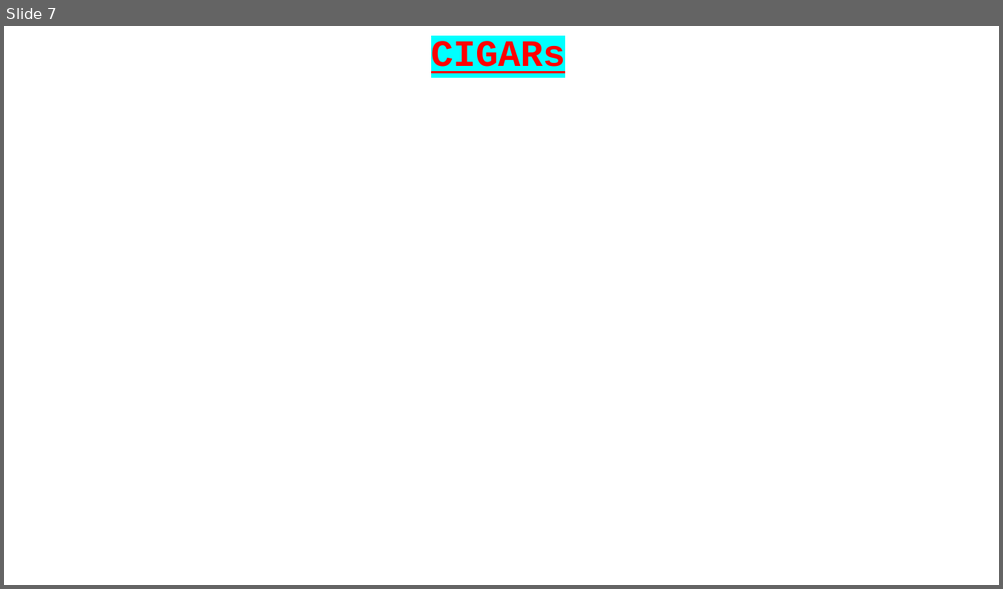
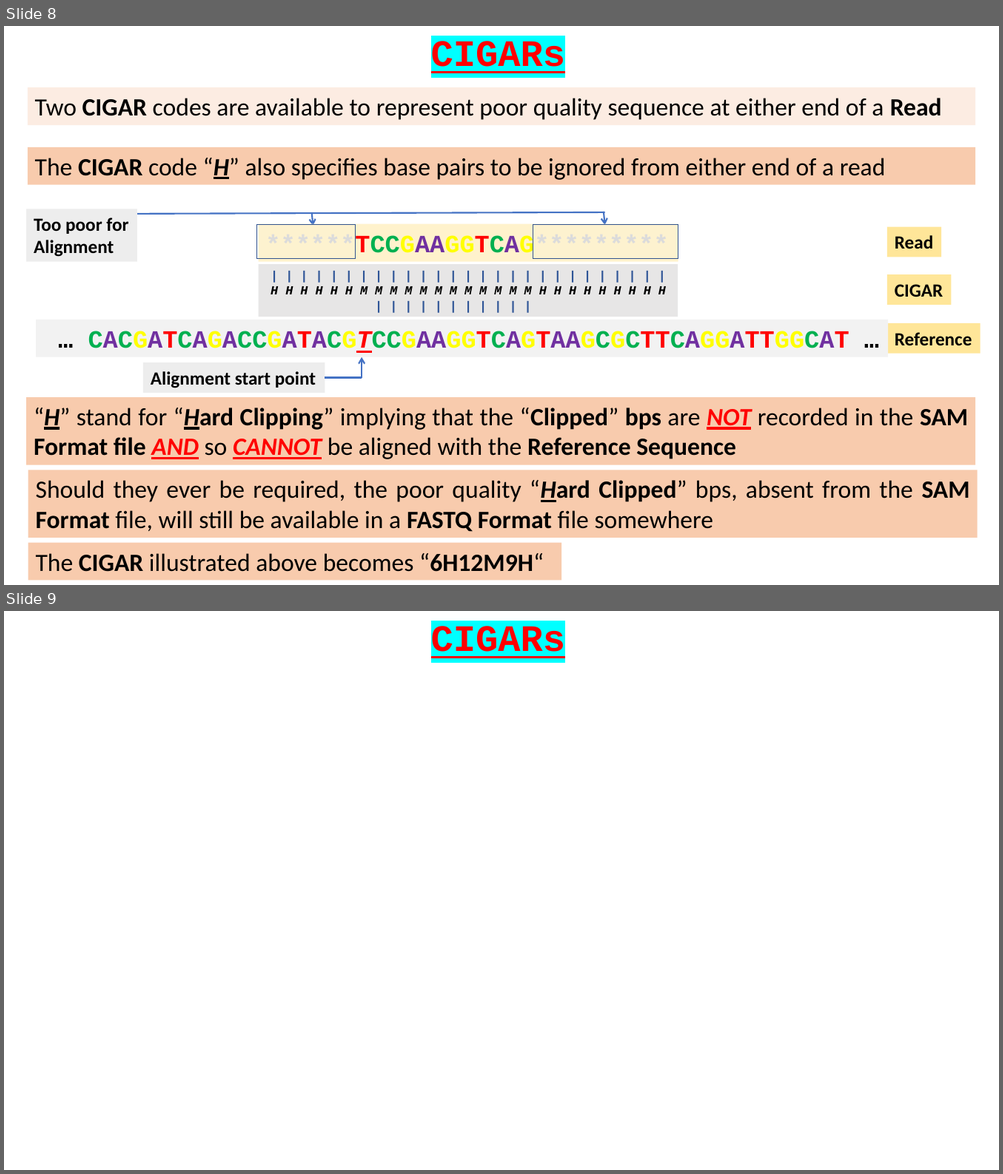
Before and after one commit to BioinformaticsTraining/Introduction-to-Bioinformatics, a slide deck: Flip Presentations/NGS_Intro/02-CIGARS/02-CIGARS.pptx. Shown one above the other, each under a label of ours: slide 7 before the commit, slides 8 and 9 after it. The pictures are 1003x589 and 1003x1174 pixels, drawn with LibreOffice and Linux fonts; fonts in the diff are those of the drawing. Boxes give left, top, right and bottom in pixels: in the first picture for what was removed or moved away, otherwise in the second. Text is boxed around its words. In the diff, an @@ line names an element or a change of style, - is before the commit and + after.

Commit message:
Jusy N & P to do for CIGARs
	modified:   Flip Presentations/NGS_Intro/02-CIGARS/02-CIGARS.pptx
	modified:   Flip Presentations/NGS_Intro/03-SAM_BAM/BAM_CIGAR.pptx

```diff
--- a/Flip Presentations/NGS_Intro/02-CIGARS/02-CIGARS.pptx
+++ b/Flip Presentations/NGS_Intro/02-CIGARS/02-CIGARS.pptx
@@ slide 8 added at bbox=[4, 26, 999, 585], background #FFFFFF @@
@@ text added at bbox=[431, 41, 565, 73], 36 pt, text #FF0000, bold, underline @@
+CIGARs
@@ rectangle added at bbox=[28, 88, 976, 125], fill #F8CBAD at 35% opacity, 24 pt, text #000000 @@
+Two CIGAR codes are available to represent poor quality sequence at either end of a Read
@@ rectangle added at bbox=[28, 147, 976, 185], fill #F8CBAD, 24 pt, text #000000 @@
+The CIGAR code “H” also specifies base pairs to be ignored from either end of a read
@@ rectangle added at bbox=[26, 209, 137, 262], fill #EDEDED, 18 pt, text #000000, bold @@
+Too poor for
+Alignment
@@ line added from (134, 214) to (605, 212), #4472C4 1.5 pt @@
@@ rectangle added at bbox=[257, 225, 356, 259], fill #F2F2F2 at 10% opacity, outline #325491 0.75 pt @@
@@ rectangle added at bbox=[259, 224, 678, 262], fill #FFF2CC, 24 pt, text #D9D9D9, bold @@
+******TCCGAAGGTCAG*********
@@ arrow added from (311, 212) to (313, 226), #4472C4 1.5 pt @@
@@ rectangle added at bbox=[533, 225, 677, 259], fill #F2F2F2 at 10% opacity, outline #325491 0.75 pt @@
@@ arrow added from (604, 212) to (605, 225), #4472C4 1.5 pt @@
@@ rectangle added at bbox=[888, 227, 942, 258], fill #FFE699, 18 pt, text #000000, bold @@
+Read
@@ rectangle added at bbox=[259, 264, 677, 317], fill #E7E6E6, 12 pt, text #2F5597, bold @@
+| | | | | | | | | | | | | | | | | | | | | | | | | | |
+H H H H H H M M M M M M M M M M M M H H H H H H H H H
+| | | | | | | | | | |
@@ rectangle added at bbox=[888, 275, 951, 305], fill #FFE699, 18 pt, text #000000, bold @@
+CIGAR
@@ rectangle added at bbox=[36, 320, 888, 358], fill #F2F2F2, 24 pt, text #7030A0, bold @@
+… CACGATCAGACCGATACGTCCGAAGGTCAGTAAGCGCTTCAGGATTGGCAT …
@@ rectangle added at bbox=[888, 323, 981, 354], fill #FFE699, 18 pt, text #000000, bold @@
+Reference
@@ arrow added from (361, 379) to (361, 358), #4472C4 1.5 pt @@
@@ rectangle added at bbox=[143, 363, 324, 393], fill #EDEDED, 18 pt, text #000000, bold @@
+Alignment start point
@@ line added from (325, 378) to (361, 378), #4472C4 1.5 pt @@
@@ rectangle added at bbox=[26, 397, 976, 466], fill #F8CBAD, 24 pt, text #000000, bold @@
+“H” stand for “Hard Clipping” implying that the “Clipped” bps are NOT recorded in the SAM Format file AND so CANNOT be aligned with the Reference Sequence
@@ rectangle added at bbox=[28, 471, 977, 539], fill #F8CBAD, 24 pt, text #000000 @@
+Should they ever be required, the poor quality “Hard Clipped” bps, absent from the SAM Format file, will still be available in a FASTQ Format file somewhere
@@ rectangle added at bbox=[28, 543, 561, 580], fill #F8CBAD, 24 pt, text #000000 @@
+The CIGAR illustrated above becomes “6H12M9H“
@@ what was slide 7 is now slide 9 @@
```
Also in this commit, not shown: 2 other slides added, 1 slide removed, 1 other file.
